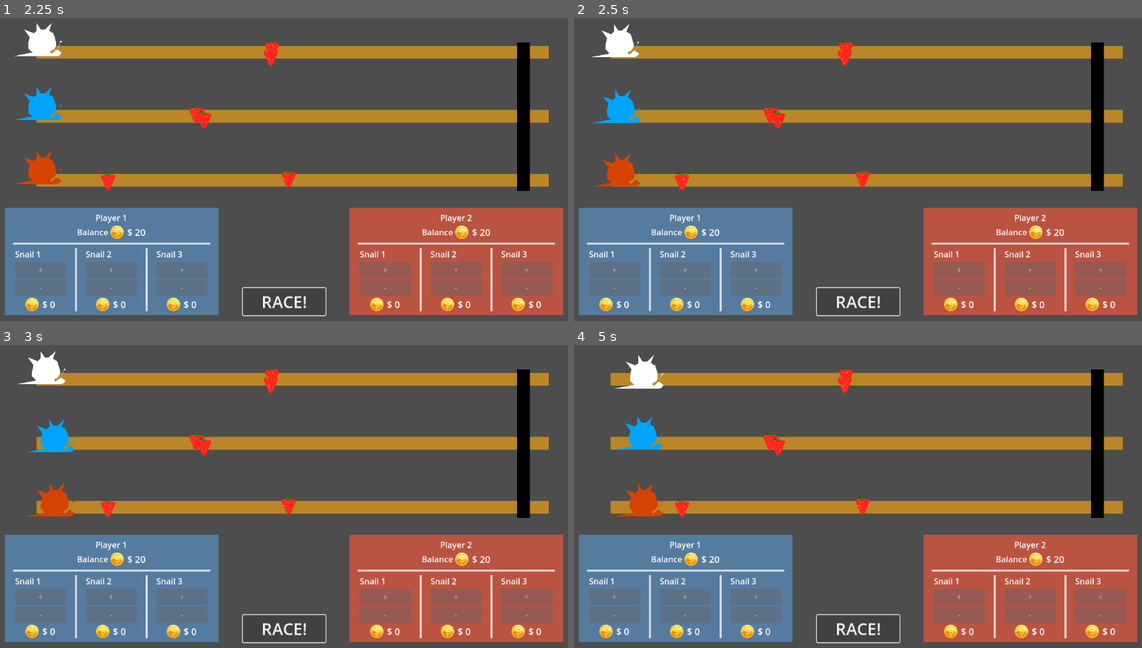
Above: before the commit, frames 1-4 (two rows, left to right).
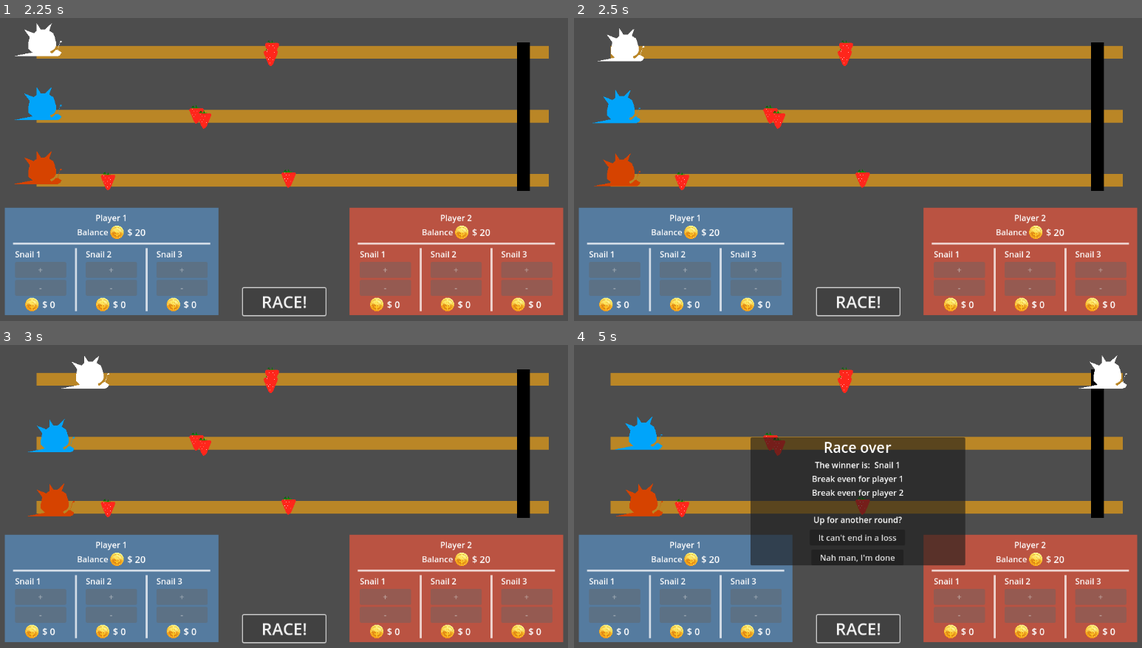
Above: after the commit, the same moments.

Repository: pradoh97/snail-race
Game: Godot game, scene res://level.tscn
Same seed, same stepped clock (60 frames per second), same inputs: the game is played once before the commit and once after it.
Inputs:
- Up to frame 1 (2.25 s): click "+" at 0.5 s; click "-" at 1.25 s; click "RACE!" at 2 s
- Up to frame 2 (2.5 s): no input
- Up to frame 3 (3 s): click "RACE!" at 2.75 s
- Up to frame 4 (5 s): click "RACE!" at 3.5 s

Frame 1 is identical in both runs. In frame 2, 0.3% of the frame differs, in the area x 3-13%, y 1-15%; in frame 3, 0.9%; in frame 4, 16%, in the area x 7-98%, y 3-73%.

Commit message:
Fix no bets gives infinite money

Diff:
--- a/level.gd
+++ b/level.gd
@@ -29,8 +29,11 @@
 		for racer: Racer in $Racers.get_children():
 			total_bets += snails_bet_pool.player_1[str(racer.racer_number)].bet_amount
 			total_bets += snails_bet_pool.player_2[str(racer.racer_number)].bet_amount
-		snails_bet_pool.player_1[str(winner_node.racer_number)].participation = float(snails_bet_pool.player_1[str(winner_node.racer_number)].bet_amount)/float(winner_total_bets)
-		snails_bet_pool.player_2[str(winner_node.racer_number)].participation = float(snails_bet_pool.player_2[str(winner_node.racer_number)].bet_amount)/float(winner_total_bets)
+
+		if not snails_bet_pool.player_1[str(winner_node.racer_number)].bet_amount == 0:
+			snails_bet_pool.player_1[str(winner_node.racer_number)].participation = float(snails_bet_pool.player_1[str(winner_node.racer_number)].bet_amount)/float(winner_total_bets)
+		if not snails_bet_pool.player_2[str(winner_node.racer_number)].bet_amount == 0:
+			snails_bet_pool.player_2[str(winner_node.racer_number)].participation = float(snails_bet_pool.player_2[str(winner_node.racer_number)].bet_amount)/float(winner_total_bets)
 		snails_bet_pool.player_2.reward = roundi(total_bets * snails_bet_pool.player_2[str(winner_node.racer_number)].participation)
 		snails_bet_pool.player_1.reward = roundi(total_bets * snails_bet_pool.player_1[str(winner_node.racer_number)].participation)
 		snails_bet_pool.player_1.total_bet = snails_bet_pool.player_1["1"].bet_amount + snails_bet_pool.player_1["2"].bet_amount + snails_bet_pool.player_1["3"].bet_amount
--- a/level.tscn
+++ b/level.tscn
@@ -88,6 +88,7 @@
 
 [node name="Snail" parent="Racers" instance=ExtResource("3_0b4ue")]
 position = Vector2(16, 0)
+max_speed = 50.0
 
 [node name="Snail2" parent="Racers" instance=ExtResource("3_0b4ue")]
 modulate = Color(0, 0.6429526, 0.9807605, 1)
